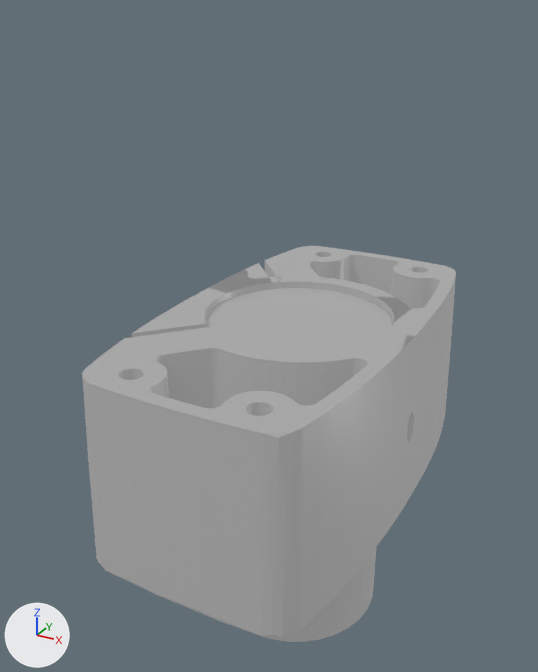
Renders of the COLLADA model ahl_robot/youbot/virtual_youbot/ahl_youbot_description/meshes/arm/arm5.dae from each side of a commit.
The view is the same before and after, from a camera (50 mm lens) standing at (0.0651, -0.1318, 0.0804) and looking at (-0.0063, -0.002, 0.0155). Arrows for +X, +Y and +Z are at lower left; the lights stay in place. Where no turn or scale is listed for an object, it has been applied to the vertices.

The older version as bpy lines, for what is in view:
```python
me_arm5_geometry_001 = bpy.data.meshes.new('arm5-Geometry.001')
me_arm5_geometry_001.from_pydata(...)  # 1080 vertices, 2129 faces; spans x -0.0263..0.0268, y -0.0482..0.0482, z -0.0509..0.0214
me_arm5_geometry_001.materials.append(mat_material_005_001)  # grey #868686
ob_arm5 = bpy.data.objects.new('arm5', me_arm5_geometry_001)
ob_arm5.location = (-0.0003, 0.0, 0.0)
```
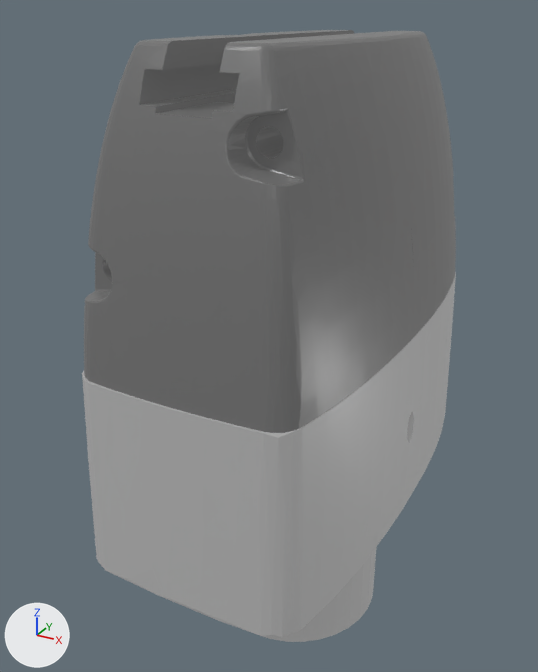
The newer file is also turned or shifted as a whole; pictures and numbers use the older file's frame.

The change in detail:
Material 'Black_001' (mat_black_001) is new.
Its base color is (0.1, 0.1, 0.1) (dark grey #595959).
Its roughness is 0.35.
Its emission color is (0.05, 0.05, 0.05) (black #3f3f3f).
Its emission strength is 1.0.
Mesh me_palm_001 is new.
It has 3003 vertices, 6177 faces and spans x -0.0226..0.0281, y -0.0466..0.0466, z -0.0225..0.0325.
It uses material mat_black_001 (dark grey #595959).
Object 'Palm_001' (ob_palm_001) is new; it shows me_palm_001.
Its location is (-0.0027, 0.0, 0.0436).

Changed parts and their boxes (x1, y1, x2, y2) in the pictures (538 x 672 px):
'Palm_001', added: after (84, 30, 456, 433)
